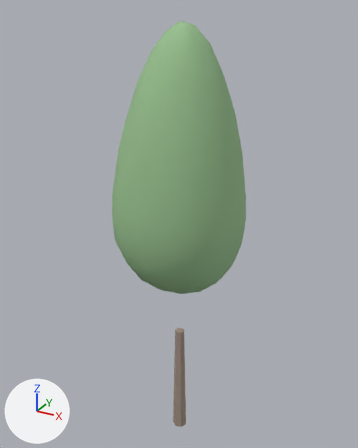
The glTF model web/public/models/tree-conifer-b.glb as it was, and as the next commit left it.
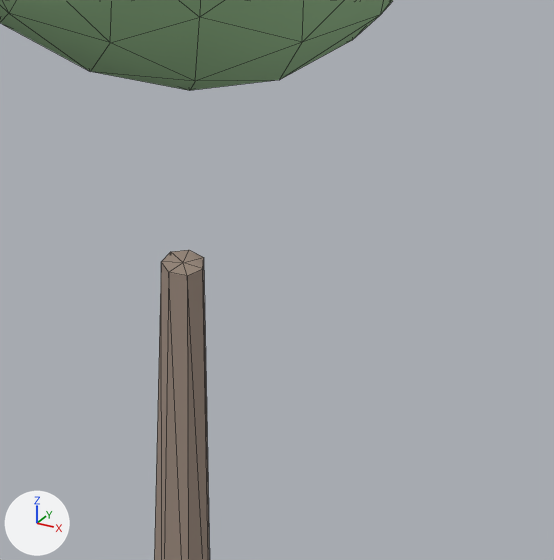
Each version appears first whole from a 50 mm camera at (0.487, -0.89, 1.025) aimed at (-0.016, 0.025, 0.567), and next in a close-up on the part from 39% to 72% of the width and 61% to 88% of the height. The axes (+X, +Y, +Z) are drawn at lower left. The lights are the same throughout. The first two pictures are the older version. The close-ups show mesh edges as thin lines. Vertices at exactly the same position are counted once.

Objects in the first close-up: 'tree-conifer-b'.
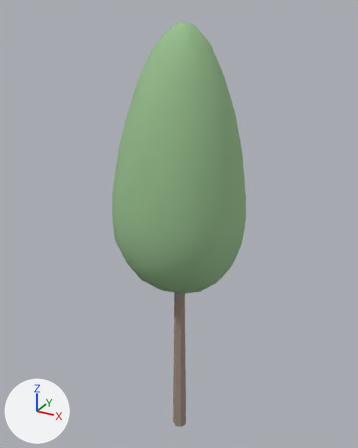
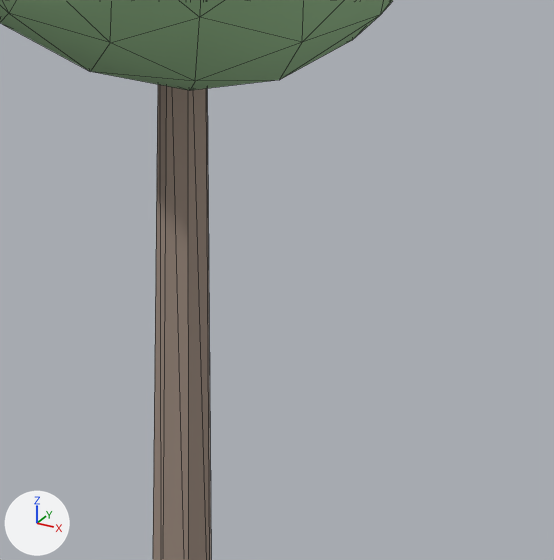
The change, as JSON lines over the scene's bpy script:
```json
{"block": "me_tree_conifer_b", "where": "me_tree_conifer_b.from_pydata(...)  # 178 vertices, 348 faces; spans x -0.147..0.147, y -0.149..0.149, z 0.0..1.0"}
{"block": "me_tree_conifer_b", "where": "# used by ob_tree_conifer_b; location = (0.0, 0.0, 0.0)"}
{"block": "me_tree_conifer_b", "where": "# before: 1 (0.008, -0.011, 0.297) at pixel (187, 275), 3 (0.013, -0.002, 0.297) at pixel (202, 268), 4 (0.001, -0.002, 0.297) at pixel (183, 262), 6 (-0.001, -0.013, 0.297) at pixel (168, 272), 8 (-0.009, -0.007, 0.297) at pixel (161, 261)"}
{"block": "me_tree_conifer_b", "where": "# before: 10 (-0.009, 0.003, 0.297) at pixel (170, 251), 12 (-0.001, 0.009, 0.297) at pixel (189, 249), 14 (0.008, 0.007, 0.297) at pixel (203, 257)"}
{"block": "me_tree_conifer_b", "change": "me_tree_conifer_b part 1"}
{"op": "add", "block": "me_tree_conifer_b", "code": "for i in [1, 3, 4, 6, 8, 10, 12, 14]: me_tree_conifer_b.vertices[i].co += Vector((0.0, 0.0, 0.214))"}
```

Pixel boxes [x1, y1, x2, y2] of what changed, in the close-ups (554 x 560 px; the box of a moved part takes in the faces that stretch with it):
```json
{"part": 1, "of": "me_tree_conifer_b", "change": "moved or reshaped", "before": [154, 250, 210, 560], "after": [153, 85, 211, 560]}
```
